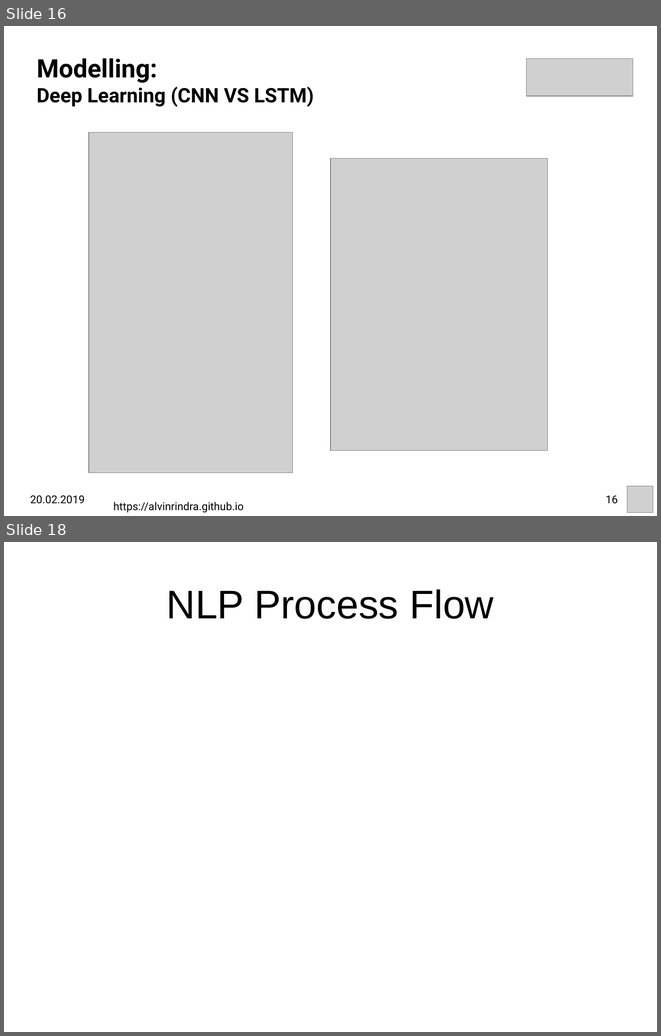
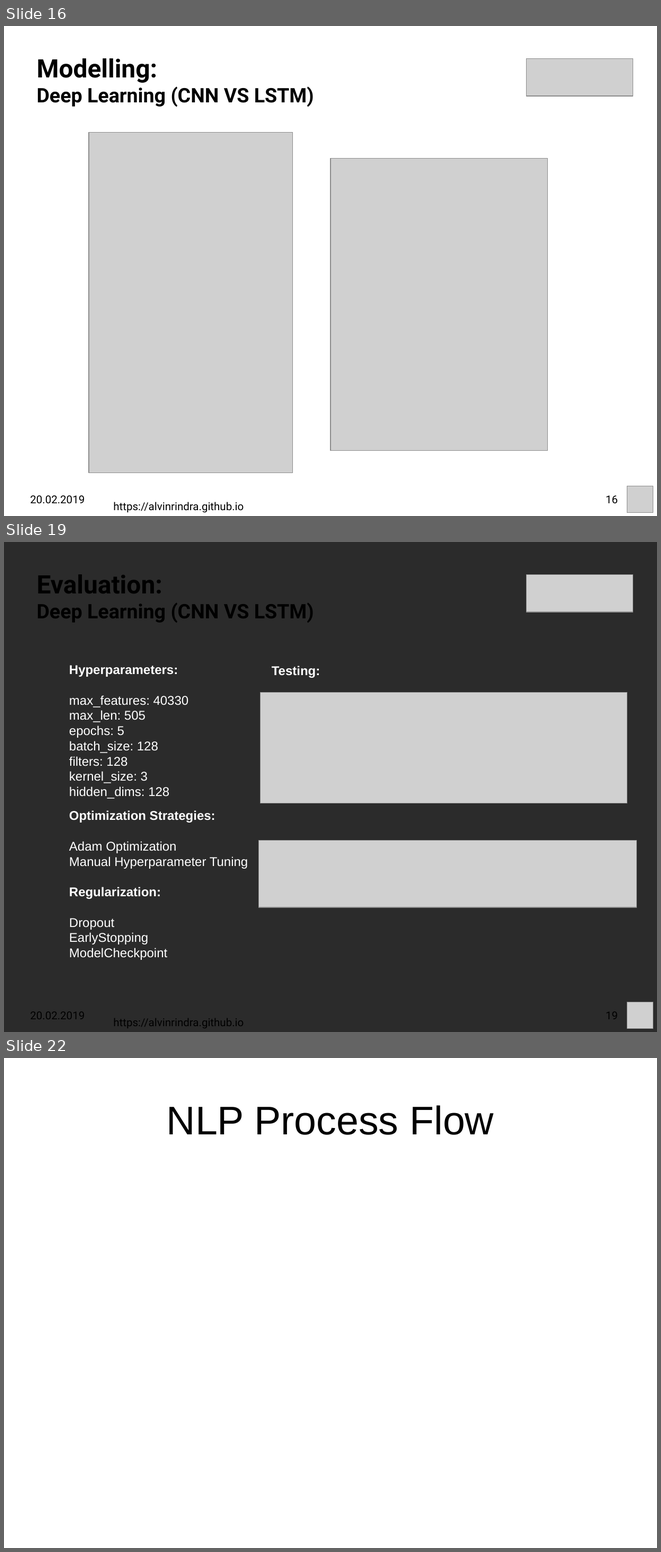
Before and after one commit to alvinrindra/alvinrindra.github.io, a slide deck: impress/ginkgo-analytics/Fazrie_DataCase_Talk.odp. Shown one above the other, each under a label of ours: slides 16 and 18 before the commit, slides 16, 19 and 22 after it; the slides between them are not shown. The pictures are 661x1036 and 661x1552 pixels, drawn with LibreOffice and Linux fonts; fonts in the diff are those of the drawing; grey boxes stand for pictures; background and template pictures are left out; a plain dark background stands for a picture behind light text. Boxes give left, top, right and bottom in pixels: in the first picture for what was removed or moved away, otherwise in the second. Text is boxed around its words. In the diff, an @@ line names an element or a change of style, - is before the commit and + after.

```diff
--- a/impress/ginkgo-analytics/Fazrie_DataCase_Talk.odp
+++ b/impress/ginkgo-analytics/Fazrie_DataCase_Talk.odp
@@ slide 19 added at bbox=[4, 542, 657, 1032], background picture (left out) @@
@@ text added at bbox=[37, 574, 314, 623], 22 pt, text #000000, bold @@
+Evaluation:
+Deep Learning (CNN VS LSTM)
@@ picture added at bbox=[527, 575, 633, 612] @@
@@ text added at bbox=[69, 665, 189, 799], 14 pt, text #FFFFFF @@
+Hyperparameters:
+max_features: 40330
+max_len: 505
+epochs: 5
+batch_size: 128
+filters: 128
+kernel_size: 3
+hidden_dims: 128
@@ text added at bbox=[272, 665, 320, 678], 14 pt, text #FFFFFF, bold @@
+Testing:
@@ picture added at bbox=[261, 692, 628, 803] @@
@@ text added at bbox=[69, 810, 248, 960], 14 pt, text #FFFFFF @@
+Optimization Strategies:
+Adam Optimization
+Manual Hyperparameter Tuning
+Regularization:
+Dropout
+EarlyStopping
+ModelCheckpoint
@@ picture added at bbox=[258, 840, 637, 907] @@
@@ picture added at bbox=[627, 1002, 653, 1029] @@
@@ text added at bbox=[30, 1012, 85, 1019], 12 pt, text #000000 @@
+20.02.2019
@@ text added at bbox=[113, 1018, 244, 1028], 12 pt, text #000000 @@
+https://alvinrindra.github.io
@@ page number added at bbox=[606, 1012, 618, 1019], 12 pt, text #000000 @@
+19
@@ what was slide 18 is now slide 22 @@
```
Also in this commit, not shown: 2 slides changed, 3 other slides added, 1 other file.
